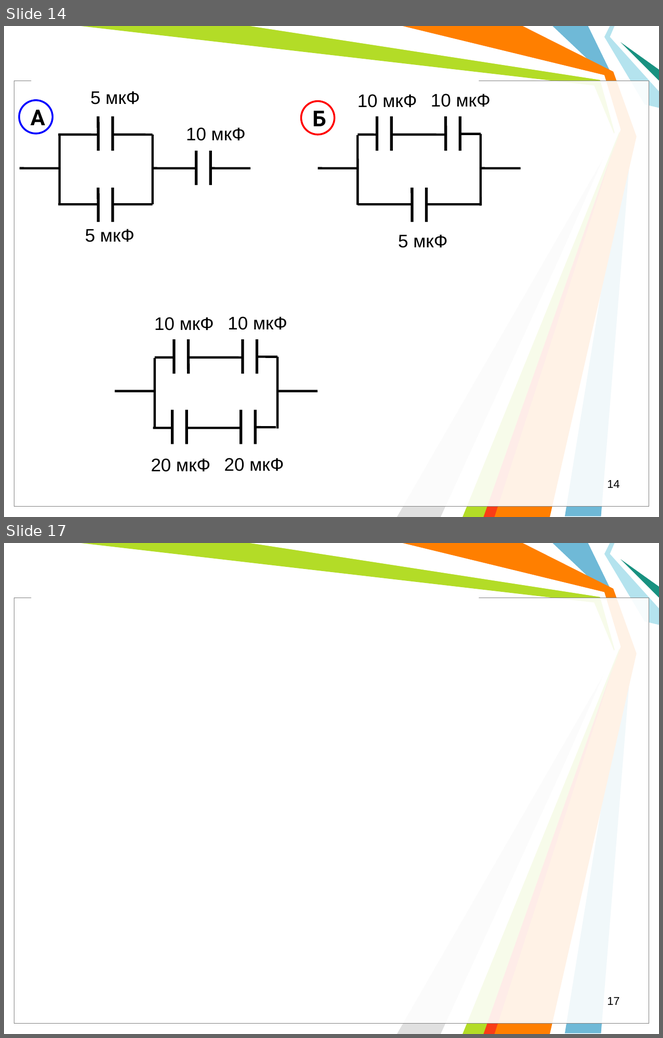
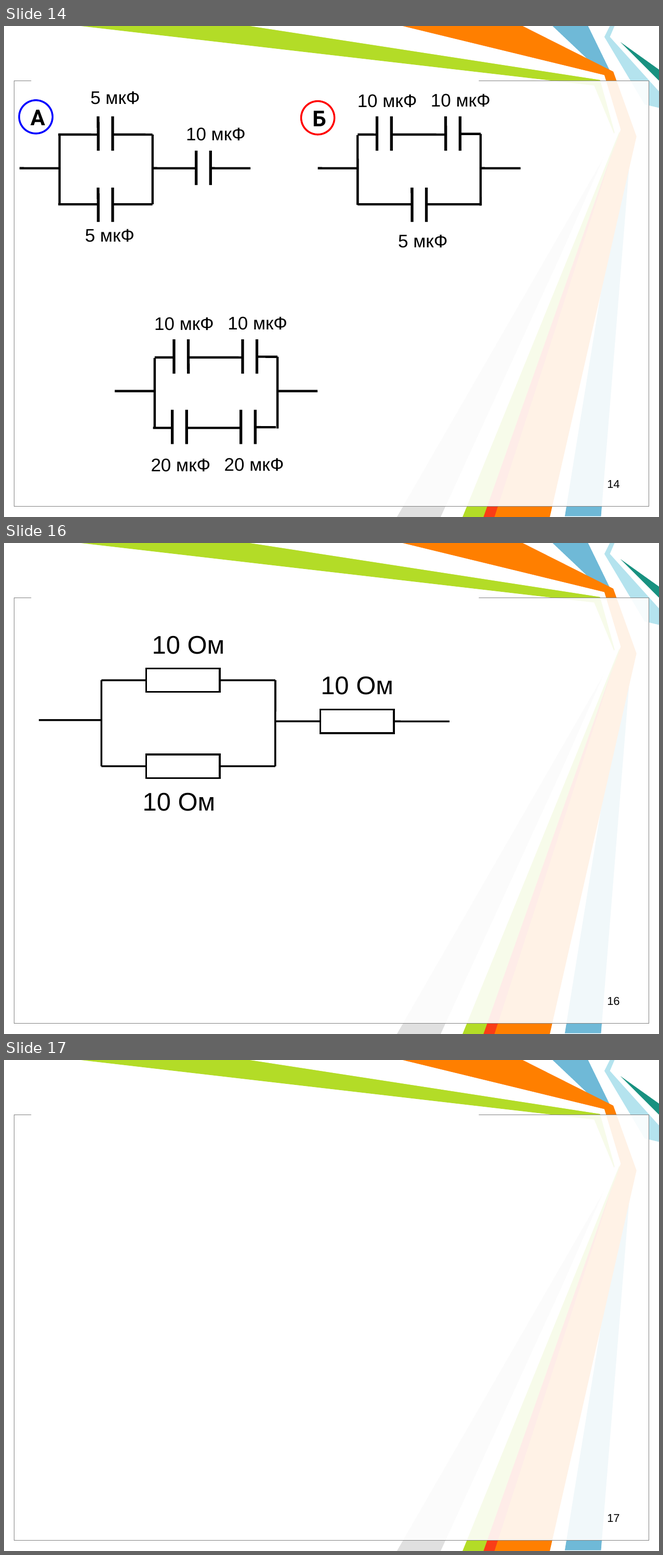
Before and after one commit to l432/NMK, a slide deck: Lecture/FIT/Less00.ppt. Shown one above the other, each under a label of ours: slides 14 and 17 before the commit, slides 14, 16 and 17 after it; the slides between them are not shown. The pictures are 663x1038 and 663x1555 pixels, drawn with LibreOffice and Linux fonts; fonts in the diff are those of the drawing; background and template pictures are left out. Boxes give left, top, right and bottom in pixels: in the first picture for what was removed or moved away, otherwise in the second. Text is boxed around its words. In the diff, an @@ line names an element or a change of style, - is before the commit and + after.

```diff
--- a/Lecture/FIT/Less00.ppt
+++ b/Lecture/FIT/Less00.ppt
@@ slide 16 added at [4, 543, 659, 1034], background #FFFFFF; not listed: 11 template elements that a slide beside it also shows @@
@@ text added at [152, 636, 225, 654], 28 pt, text #000000 @@
+10 Ом
@@ line added from (102, 681) to (275, 681), #000000 2.01 pt @@
@@ line added from (102, 767) to (102, 681), #000000 2.01 pt @@
@@ rectangle added at [146, 668, 220, 692], fill #FFFFFF, outline #000000 2.01 pt @@
@@ line added from (275, 767) to (275, 681), #000000 2.01 pt @@
@@ text added at [321, 676, 393, 695], 28 pt, text #000000 @@
+10 Ом
@@ rectangle added at [321, 709, 395, 733], fill #FFFFFF, outline #000000 2.01 pt @@
@@ line added from (39, 720) to (102, 720), #000000 2.01 pt @@
@@ line added from (275, 721) to (450, 721), #000000 2.01 pt @@
@@ rectangle added at [146, 755, 220, 778], fill #FFFFFF, outline #000000 2.01 pt @@
@@ line added from (102, 767) to (275, 767), #000000 2.01 pt @@
@@ text added at [143, 793, 216, 811], 28 pt, text #000000 @@
+10 Ом
@@ page number added at [607, 997, 620, 1006], 12.5 pt, text #000000 @@
+16
```
Also in this commit, not shown: 1 other slide added, 2 slides removed, 1 other file.
